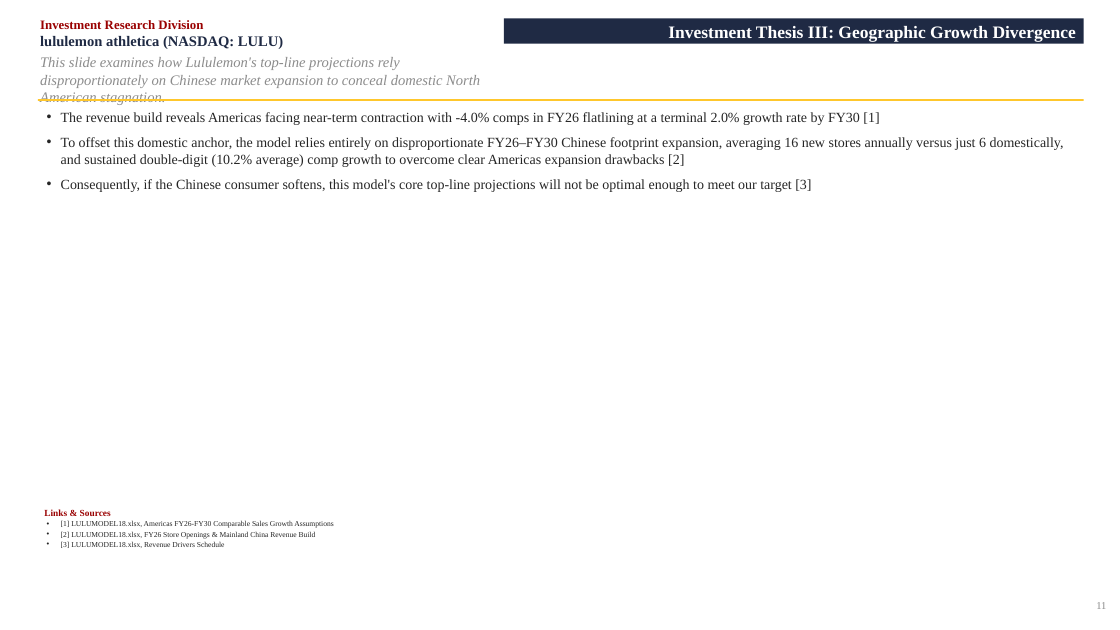
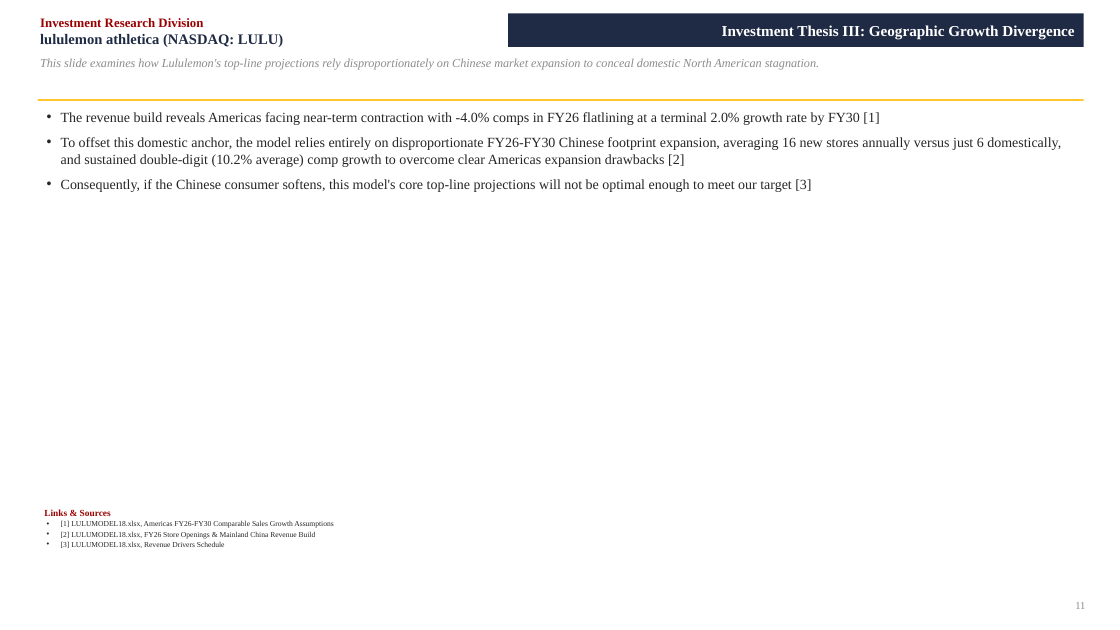
Before and after one commit to vengeanceaiUSC/RM, a slide deck: slide 11 of LULU/LULU_Investment_Pitch_Deck.pptx. Drawn at 1120x630 pixels with LibreOffice and Linux fonts; fonts in the diff are those of the drawing. Boxes give left, top, right and bottom in pixels: in the first picture for what was removed or moved away, otherwise in the second. Text is boxed around its words. In the diff, an @@ line names an element or a change of style, - is before the commit and + after.

```diff
--- a/LULU/LULU_Investment_Pitch_Deck.pptx
+++ b/LULU/LULU_Investment_Pitch_Deck.pptx
@@ rectangle "Investment Thesis III: Geographic Growth ...": place and size @@
-rectangle "Investment Thesis III: Geographic Growth ..." at [504, 18, 1084, 44]
+rectangle "Investment Thesis III: Geographic Growth ..." at [508, 13, 1084, 47]
@@ rectangle "Investment Thesis III: Geographic Growth ..." at [508, 13, 1084, 47]: size 15 to 13 pt @@
@@ text "This slide examines how Lululemon's ..." at [40, 58, 819, 70]: size 12.5 to 10.5 pt @@
@@ text at [61, 137, 1061, 167]: text changed @@
-• To offset this domestic anchor, the model relies entirely on disproportionate FY26–FY30 Chinese footprint expansion, averaging 16 new stores annually versus just 6 domestically, and sustained double-digit (10.2% average) comp growth to overcome clear Americas expansion drawbacks [2]
+• To offset this domestic anchor, the model relies entirely on disproportionate FY26-FY30 Chinese footprint expansion, averaging 16 new stores annually versus just 6 domestically, and sustained double-digit (10.2% average) comp growth to overcome clear Americas expansion drawbacks [2]
@@ text "11": place and size @@
-text "11" at [1096, 602, 1106, 609]
+text "11" at [1075, 602, 1085, 609]
```
Also in this commit, not shown: 21 other slides changed, 3 other files.
